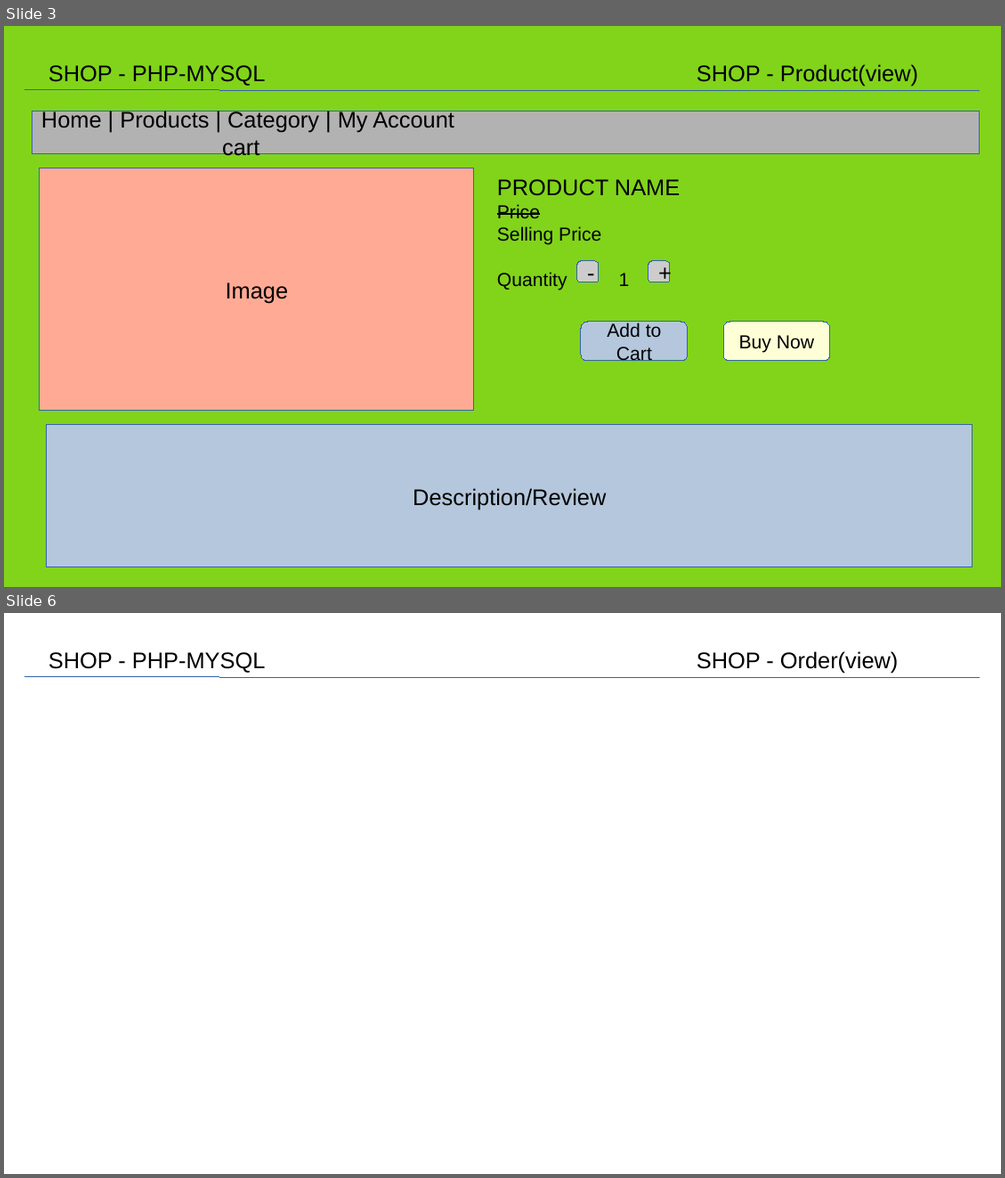
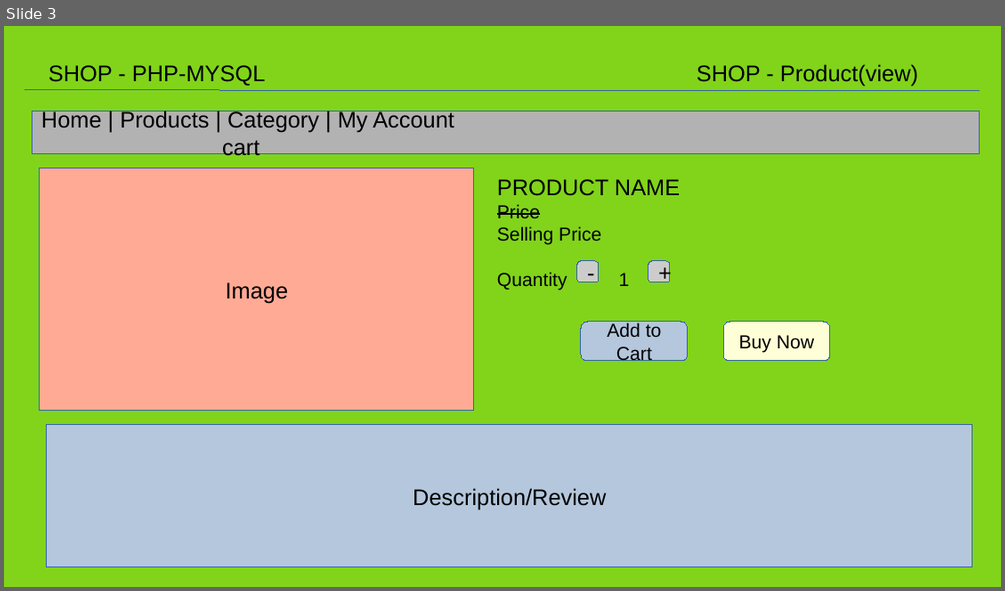
Before and after one commit to saurabhcedcoss/php_mysql_project_shop, a slide deck: shop.odp. Shown one above the other, each under a label of ours: slides 3 and 6 before the commit, slide 3 after it; the slides between them are not shown. The pictures are 1005x1178 and 1005x591 pixels, drawn with LibreOffice and Linux fonts; fonts in the diff are those of the drawing. Boxes give left, top, right and bottom in pixels: in the first picture for what was removed or moved away, otherwise in the second. Text is boxed around its words. In the diff, an @@ line names an element or a change of style, - is before the commit and + after.

```diff
--- a/shop.odp
+++ b/shop.odp
@@ slide 6 removed at [4,613,1001,1174], background #FFFFFF @@
@@ text removed at [48,652,265,673] @@
-SHOP - PHP-MYSQL
@@ text removed at [696,651,898,673] @@
-SHOP - Order(view)
@@ line removed from (25, 677) to (980, 677) @@
```
Also in this commit, not shown: 3 slides changed, 2 slides added, 8 other files.
